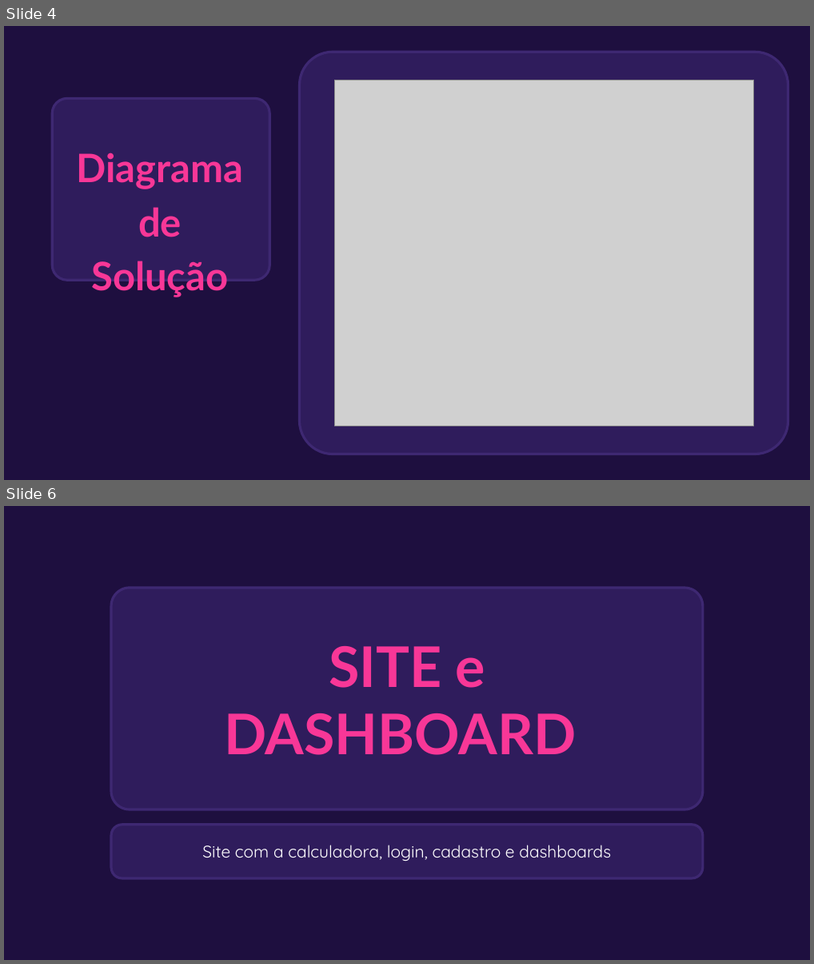
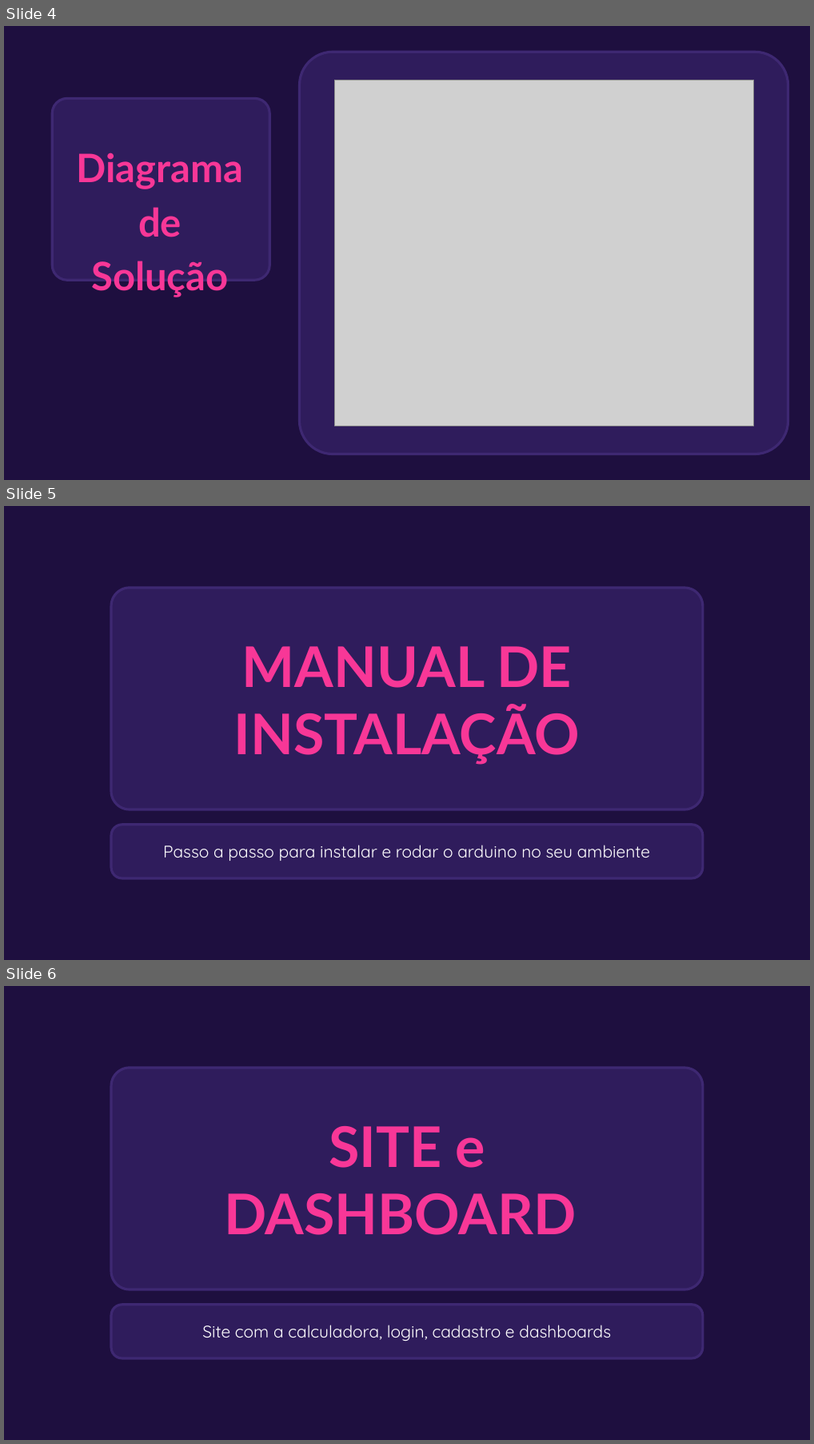
Before and after one commit to Projeto-P-I-sprint2/Projeto-PI-sprint2, a slide deck: docs/Apresentação_Comprod.pptx. Shown one above the other, each under a label of ours: slides 4 and 6 before the commit, slides 4, 5 and 6 after it; the slides between them are not shown. The pictures are 814x964 and 814x1444 pixels, drawn with LibreOffice and Linux fonts; fonts in the diff are those of the drawing; grey boxes stand for pictures; background and template pictures are left out. Boxes give left, top, right and bottom in pixels: in the first picture for what was removed or moved away, otherwise in the second. Text is boxed around its words. In the diff, an @@ line names an element or a change of style, - is before the commit and + after.

```diff
--- a/docs/Apresentação_Comprod.pptx
+++ b/docs/Apresentação_Comprod.pptx
@@ slide 5 added at bbox=[4, 506, 810, 960], background #1E0F3F @@
@@ rounded rectangle added at bbox=[111, 588, 703, 809], fill #2F1C5C, outline #3E2872 2.25 pt @@
@@ title added at bbox=[234, 646, 580, 764], 50 pt, text #F83797, bold @@
+MANUAL DE INSTALAÇÃO
@@ rounded rectangle added at bbox=[111, 824, 703, 879], fill #2F1C5C, outline #3E2872 2.25 pt @@
@@ subtitle added at bbox=[163, 844, 650, 860], 15 pt, text #FFFFFF @@
+Passo a passo para instalar e rodar o arduino no seu ambiente
```
Also in this commit, not shown: 1 slide changed, 1 other slide added, 2 slides removed, 2 other files.
